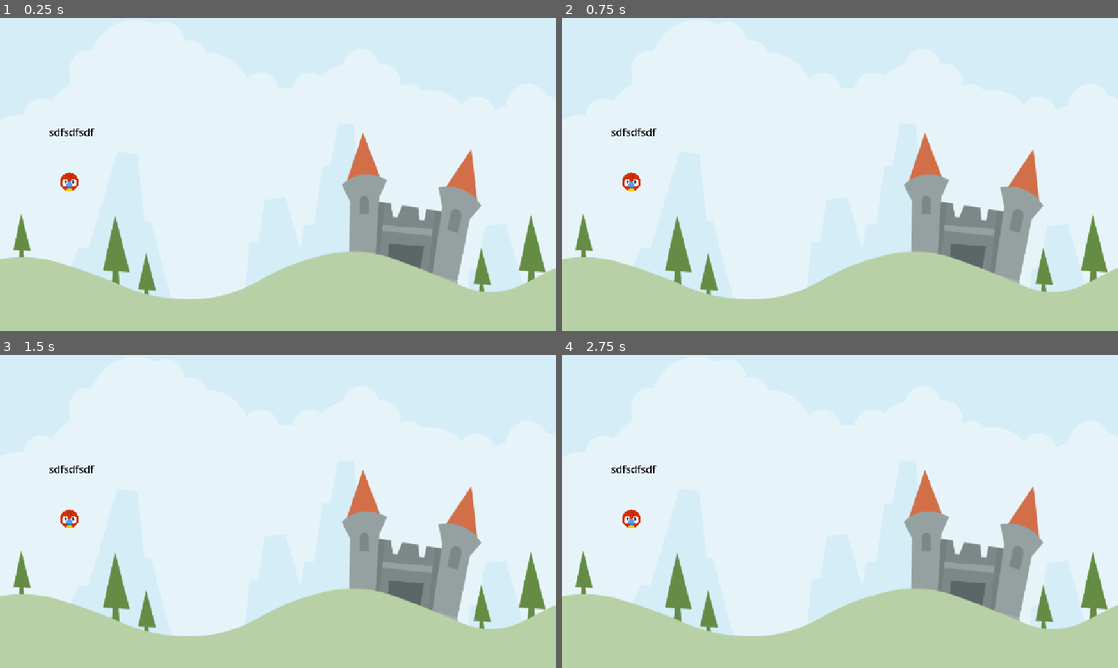
Above: before the commit, frames 1-4 (two rows, left to right).
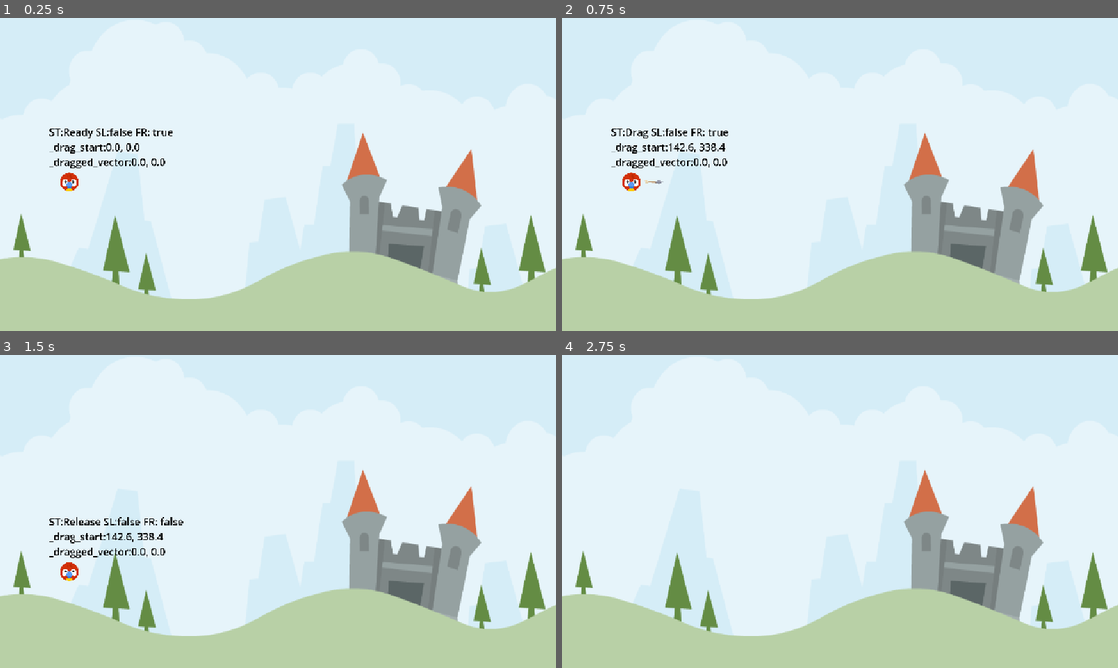
Above: after the commit, the same moments.

Repository: asteya01/Summer25
Game: Godot game, scene res://Scenes/LevelBase/level_base.tscn
The game is run twice, just before and just after one commit, with the same random seed, the same clock (stepped at 60 frames per second) and the same inputs.
Inputs (mouse positions are in pixels of both pictures, inside the frame that each line leads up to):
- Up to frame 1 (0.25 s): no input
- Up to frame 2 (0.75 s): tap Enter at 0.5 s; drag from (628, 180) to (895, 105) at 0.52 s
- Up to frame 3 (1.5 s): drag from (166, 527) to (250, 574) at 1.27 s
- Up to frame 4 (2.75 s): move the mouse to (895, 442) at 2.02 s; press the mouse at (895, 442) at 2.03 s

The runs differ from the first frame. In frame 1, 0.6% of the frame differs, in the area x 8-32%, y 35-48%; in frame 2, 0.6%; in frame 3, 1.0%, in the area x 8-33%, y 35-73%; in frame 4, 0.2%.

Commit message:
Angry Animals Catapult done!!

Diff:
--- a/AngryAnimals/Scenes/Animal/Animal.gd
+++ b/AngryAnimals/Scenes/Animal/Animal.gd
@@ -2,6 +2,12 @@
 
 
 enum AnimalState { Ready, Drag, Release }
+
+
+const DRAG_LIM_MAX: Vector2 = Vector2(0, 60)
+const DRAG_LIM_MIN: Vector2 = Vector2(-60, 0)
+const IMPULSE_MULT: float = 20.0
+const IMPULSE_MAX: float = 1200.0
 
 
 @onready var arrow: Sprite2D = $Arrow
@@ -18,6 +24,12 @@
 var arrow_scale_x: float = 0.0
 
 
+func _unhandled_input(event: InputEvent) -> void:
+	if _state == AnimalState.Drag and event.is_action_released("drag"):
+		change_state(AnimalState.Release)
+		call_deferred("change_state", AnimalState.Release)
+
+
 # Called when the node enters the scene tree for the first time.
 func _ready() -> void:
 	setup()
@@ -31,22 +43,88 @@
 
 
 # Called every frame. 'delta' is the elapsed time since the previous frame.
-func physics_process(delta: float) -> void:
+func _physics_process(_delta: float) -> void:
+	update_state()
 	update_debug_label()
 
-
+#region misc
 func update_debug_label() -> void:
 	var ds: String = "ST:%s SL:%s FR: %s\n" % [
 		AnimalState.keys()[_state], sleeping, freeze
 	]
-	ds += "%.1f, %.1f\n" % [_drag_start.x, _drag_start.y]
-	ds += "%.1f, %.1f" % [_dragged_vector.x, _dragged_vector.y]
+	ds += "_drag_start:%.1f, %.1f\n" % [_drag_start.x, _drag_start.y]
+	ds += "_dragged_vector:%.1f, %.1f" % [_dragged_vector.x, _dragged_vector.y]
 	debug_label.text = ds
 
 
-func _on_input_event(viewport: Node, event: InputEvent, shape_idx: int) -> void:
-	pass # Replace with function body.
+#endregion
 
+#region drag
+
+func start_dragging() -> void:
+	arrow.show()
+	_drag_start = get_global_mouse_position()
+
+
+func handle_dragging() -> void:
+	var new_drag_vector: Vector2 = get_global_mouse_position() - _drag_start
+
+	new_drag_vector = new_drag_vector.clamp(
+		DRAG_LIM_MIN, DRAG_LIM_MAX
+	)
+
+	var diff: Vector2 = new_drag_vector - _dragged_vector
+
+	if diff.length() > 0 and stretch_sound.playing == false:
+		stretch_sound.play()
+
+	_dragged_vector = new_drag_vector
+	position = _start + _dragged_vector
+
+
+#endregion
+
+#region release
+
+func calculate_impulse() -> Vector2:
+	return _dragged_vector * -IMPULSE_MULT
+
+
+func start_release() -> void:
+	arrow.hide()
+	launch_sound.play()
+	freeze = false
+	apply_central_impulse(calculate_impulse())
+
+#endregion
+
+#region state
+
+func update_state() -> void:
+	match _state:
+		AnimalState.Drag:
+			handle_dragging()
+
+
+func change_state(new_state: AnimalState) -> void:
+	if _state == new_state:
+		return
+
+	_state = new_state
+
+	match _state:
+		AnimalState.Drag:
+			start_dragging()
+		AnimalState.Release:
+			start_release()
+
+#endregion
+
+#region signals
+func _on_input_event(_viewport: Node, event: InputEvent, _shape_idx: int) -> void:
+	if event.is_action_pressed("drag") and _state == AnimalState.Ready:
+		start_dragging()
+		change_state(AnimalState.Drag)
 
 func _on_visible_on_screen_notifier_2d_screen_exited() -> void:
 	pass # Replace with function body.
@@ -58,3 +136,4 @@
 
 func _on_body_entered(body: Node) -> void:
 	pass # Replace with function body.
+#endregion
--- a/AngryAnimals/project.godot
+++ b/AngryAnimals/project.godot
@@ -24,6 +24,14 @@
 naming/scene_name_casing=1
 naming/script_name_casing=1
 
+[input]
+
+drag={
+"deadzone": 0.2,
+"events": [Object(InputEventMouseButton,"resource_local_to_scene":false,"resource_name":"","device":-1,"window_id":0,"alt_pressed":false,"shift_pressed":false,"ctrl_pressed":false,"meta_pressed":false,"button_mask":1,"position":Vector2(292, 41),"global_position":Vector2(311, 137),"factor":1.0,"button_index":1,"canceled":false,"pressed":true,"double_click":false,"script":null)
+]
+}
+
 [rendering]
 
 renderer/rendering_method="mobile"
